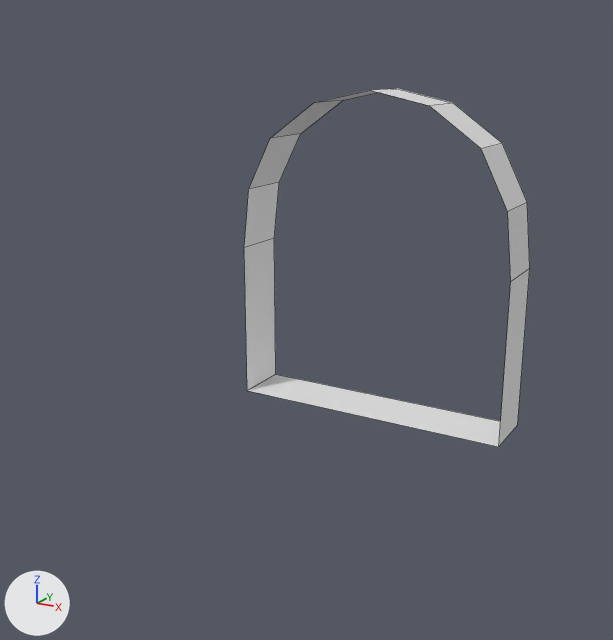
An edit to the Blender file mailbox.blend, drawn before and after from the same camera.
Rendered twice from a 50 mm lens placed at (12.0, -17.4, 6.3), pointed at (-0.8, 4.6, -1.4). The axes (+X, +Y, +Z) are drawn at lower left. The lights are the same throughout. Mesh edges are drawn as thin lines.
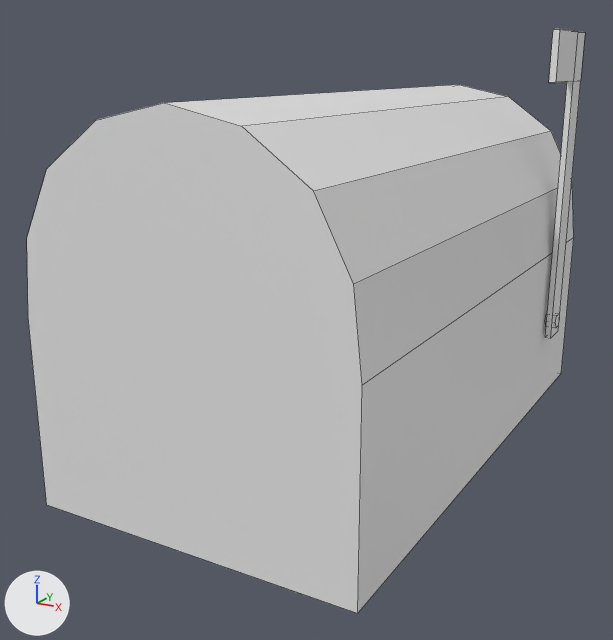
Where the change shows, as pixel boxes [x1, y1, x2, y2] in the pictures (613 x 640 px):
```json
{"object": "Cylinder", "change": "reshaped, rescaled", "before": [244, 88, 530, 447], "after": [27, 29, 585, 613], "on screen": "95% wider, 62% taller"}
{"part": 1, "of": "me_cylinder", "change": "added", "after": [545, 29, 585, 338]}
{"part": 2, "of": "me_cylinder", "change": "built on", "before": [244, 88, 530, 447], "after": [27, 85, 574, 613]}
```

Edits to the scene script, one JSON object a line:
```json
{"block": "me_cylinder", "where": "# used by ob_cylinder; location = (-0.01, 8.1, 0.05); rotation_euler = (1.571, 0.0, 0.0), in degrees (90, 0, 0); scale = (4.8, 5.47, 1.0)"}
{"op": "remove", "block": "me_cylinder", "code": "me_cylinder.from_pydata(...)  # 22 vertices, 11 faces; spans x -1.0..1.0, y -0.99..1.0, z -1.0..1.0"}
{"op": "add", "block": "me_cylinder", "code": "me_cylinder.from_pydata(...)  # 50 vertices, 34 faces; spans x -1.0..1.08, y -0.99..1.32, z -0.62..1.0"}
{"block": "me_cylinder", "change": "me_cylinder part 1: a new loose piece of 16 vertices spanning x 1.03..1.07, y -0.54..1.32, z -0.39..-0.1"}
{"block": "me_cylinder", "change": "me_cylinder part 2"}
{"block": "me_cylinder", "change": "11 vertices in x -1.0..1.0, y -0.99..1.0, z -1.0 move by (0.0, 0.0, 0.38)"}
{"block": "me_cylinder", "change": "6 vertices are added at (1.0, -0.44, -0.32), (1.0, -0.4, -0.33), (1.0, -0.4, -0.36), (1.0, -0.44, -0.37), (1.0, -0.48, -0.36), (1.0, -0.48, -0.33)"}
{"block": "me_cylinder", "change": "6 new vertices lie (0.08, 0.0, 0.0) away from vertices in x 1.0, y -0.48..-0.4, z -0.37..-0.32"}
{"block": "me_cylinder", "change": "9 new faces join them"}
{"op": "set", "path": "ob_cylinder.scale", "old": "(4.8, 5.47, 1.0)", "new": "(4.8, 5.47, 10.9)"}
```
